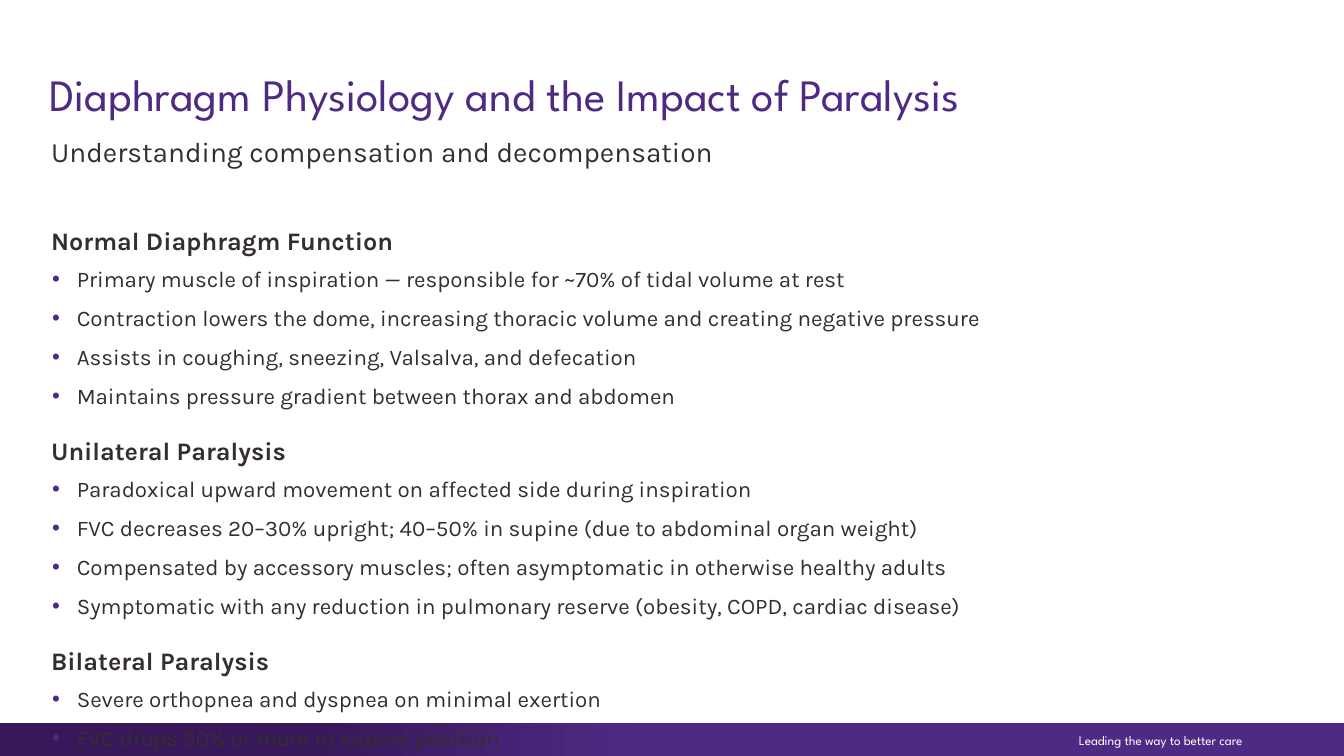
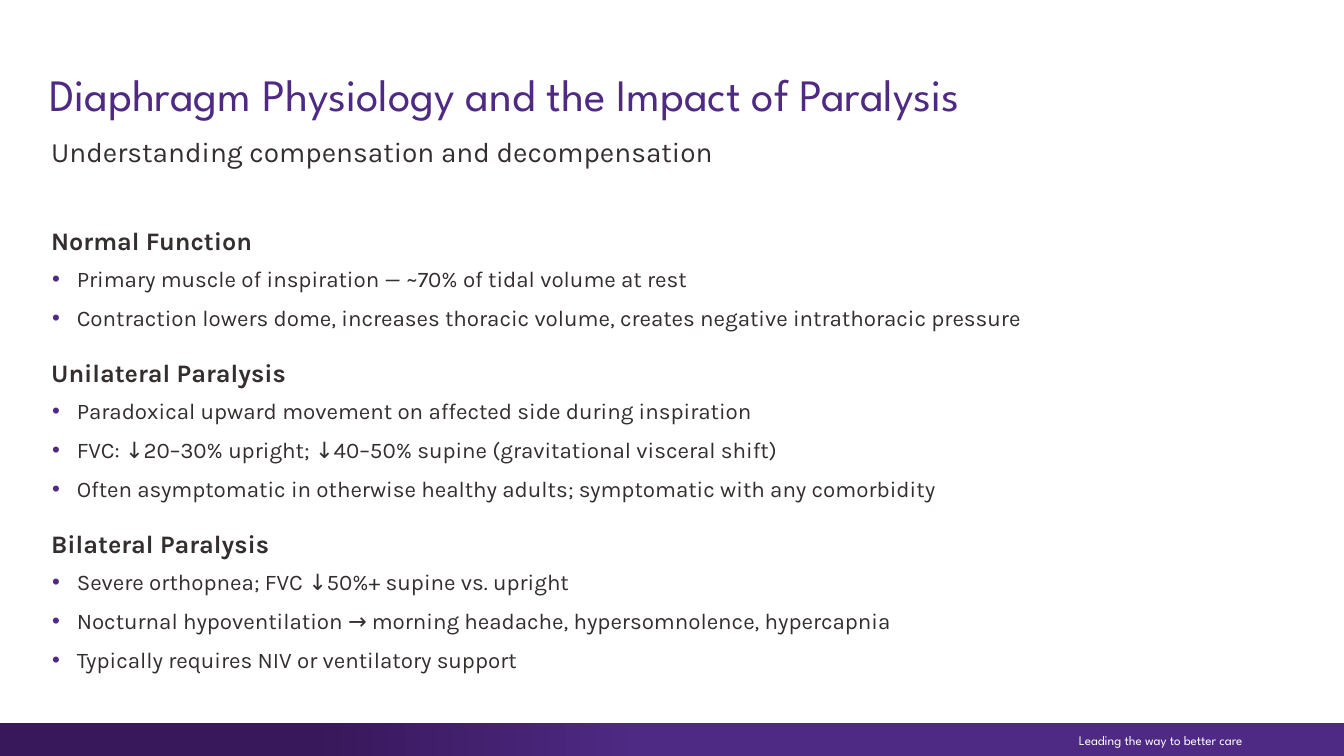
Before and after one commit to jglowala/SQLFTs-talk, a slide deck: slide 7 of Diaphragmatic_Injury_Presentation.pptx (slide 5 before the commit). Drawn at 1344x756 pixels with LibreOffice and Linux fonts; fonts in the diff are those of the drawing; background and template pictures are left out. Boxes give left, top, right and bottom in pixels: in the first picture for what was removed or moved away, otherwise in the second. Text is boxed around its words. In the diff, an @@ line names an element or a change of style, - is before the commit and + after.

```diff
--- a/Diaphragmatic_Injury_Presentation.pptx
+++ b/Diaphragmatic_Injury_Presentation.pptx
@@ text at box(51, 232, 1020, 332): text changed @@
-Normal Diaphragm Function
-    • Primary muscle of inspiration — responsible for ~70% of tidal volume at rest
-    • Contraction lowers the dome, increasing thoracic volume and creating negative pressure
-    • Assists in coughing, sneezing, Valsalva, and defecation
-    • Maintains pressure gradient between thorax and abdomen
+Normal Function
+    • Primary muscle of inspiration — ~70% of tidal volume at rest
+    • Contraction lowers dome, increases thoracic volume, creates negative intrathoracic pressure
@@ text at box(77, 442, 936, 503): text changed @@
-    • FVC decreases 20–30% upright; 40–50% in supine (due to abdominal organ weight)
-    • Compensated by accessory muscles; often asymptomatic in otherwise healthy adults
-    • Symptomatic with any reduction in pulmonary reserve (obesity, COPD, cardiac disease)
+    • FVC: ↓20–30% upright; ↓40–50% supine (gravitational visceral shift)
+    • Often asymptomatic in otherwise healthy adults; symptomatic with any comorbidity
@@ text at box(77, 574, 891, 674): text changed @@
-    • Severe orthopnea and dyspnea on minimal exertion
-    • FVC drops 50% or more in supine position
-    • Nocturnal hypoventilation, sleep apnea, daytime hypercapnia
-    • Often requires non-invasive or invasive ventilatory support
+    • Severe orthopnea; FVC ↓50%+ supine vs. upright
+    • Nocturnal hypoventilation → morning headache, hypersomnolence, hypercapnia
+    • Typically requires NIV or ventilatory support
```
Also in this commit, not shown: 16 other slides changed, 13 slides added, 2 slides removed.
